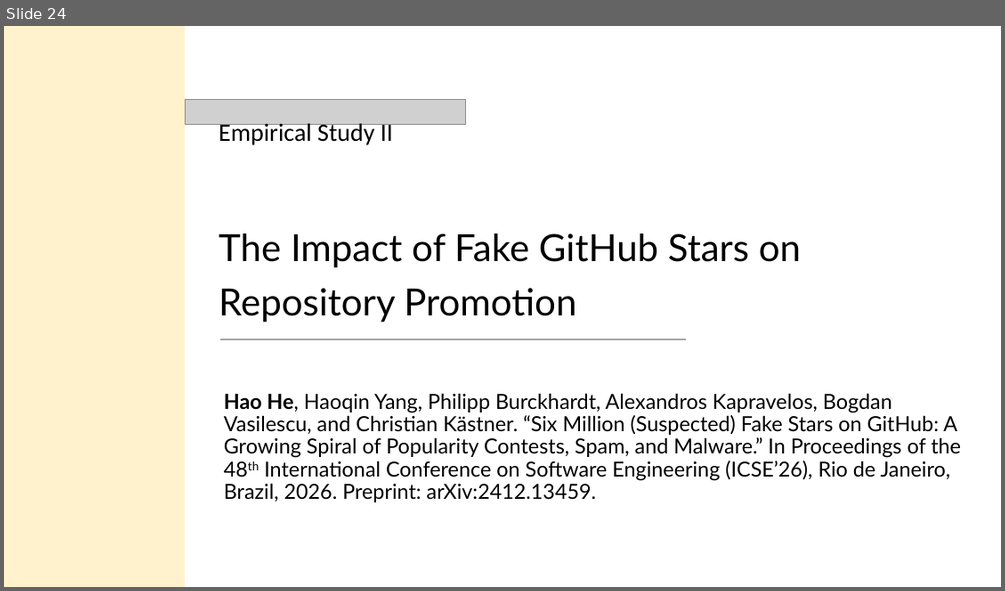
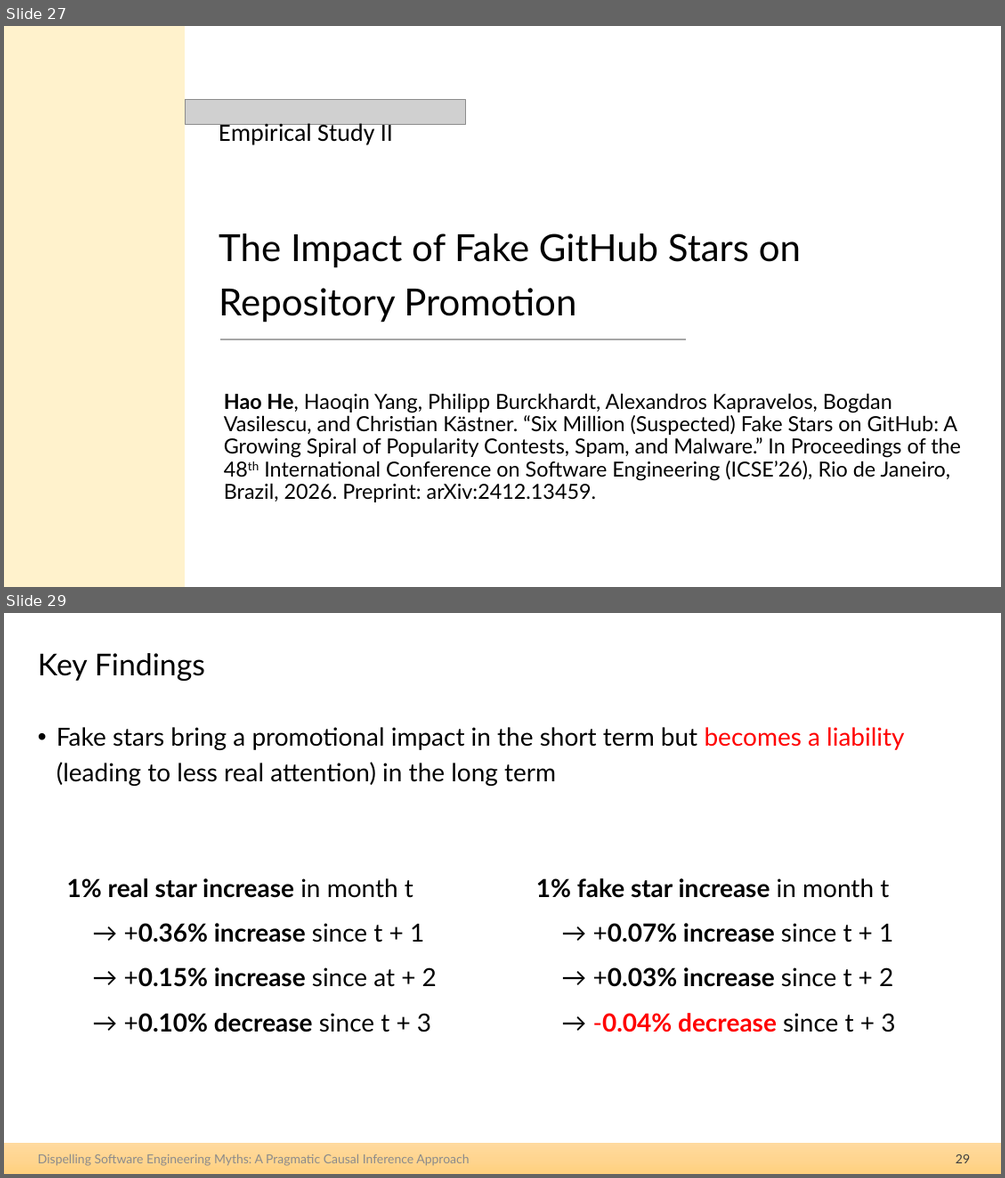
Before and after one commit to hehao98/Thesis, a slide deck: 2026.09.21-Thesis Defense.pptx. Shown one above the other, each under a label of ours: slide 24 before the commit, slides 27 and 29 after it; the slides between them are not shown. The pictures are 1005x591 and 1005x1178 pixels, drawn with LibreOffice and Linux fonts; fonts in the diff are those of the drawing; grey boxes stand for pictures. Boxes give left, top, right and bottom in pixels: in the first picture for what was removed or moved away, otherwise in the second. Text is boxed around its words. In the diff, an @@ line names an element or a change of style, - is before the commit and + after.

```diff
--- a/2026.09.21-Thesis Defense.pptx
+++ b/2026.09.21-Thesis Defense.pptx
@@ slide 29 added at (x1=4, y1=613, x2=1001, y2=1174), background #FFFFFF @@
@@ title added at (x1=38, y1=653, x2=205, y2=681), 29 pt, text #000000 @@
+Key Findings
@@ text added at (x1=57, y1=727, x2=904, y2=786), 24 pt, text #000000 @@
+• Fake stars bring a promotional impact in the short term but becomes a liability (leading to less real attention) in the long term
@@ text added at (x1=67, y1=878, x2=437, y2=1032), 24 pt, text #000000, bold @@
+1% real star increase in month t
+→ +0.36% increase since t + 1
+→ +0.15% increase since at + 2
+→ +0.10% decrease since t + 3
@@ text added at (x1=536, y1=878, x2=895, y2=1032), 24 pt, text #000000, bold @@
+1% fake star increase in month t
+→ +0.07% increase since t + 1
+→ +0.03% increase since t + 2
+→ -0.04% decrease since t + 3
@@ rectangle added at (x1=4, y1=1143, x2=1001, y2=1174), fill gradient #FFDB9E to #FFD590 to #FFD07C @@
@@ text added at (x1=38, y1=1154, x2=469, y2=1166), 12 pt, text #8C8C8C @@
+Dispelling Software Engineering Myths: A Pragmatic Causal Inference Approach
@@ page number added at (x1=955, y1=1154, x2=970, y2=1163), 12 pt, text #404040 @@
+29
@@ what was slide 24 is now slide 27 @@
```
Also in this commit, not shown: 10 slides changed, 14 other slides added, 5 slides removed.
